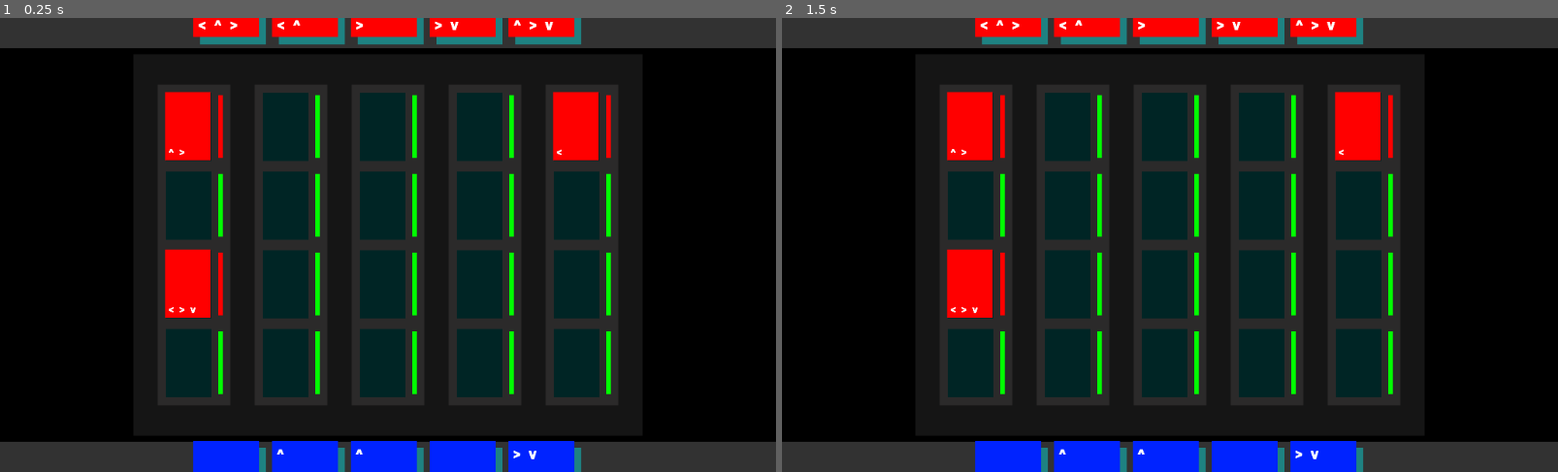
Above: before the commit, frames 1-2 (left to right).
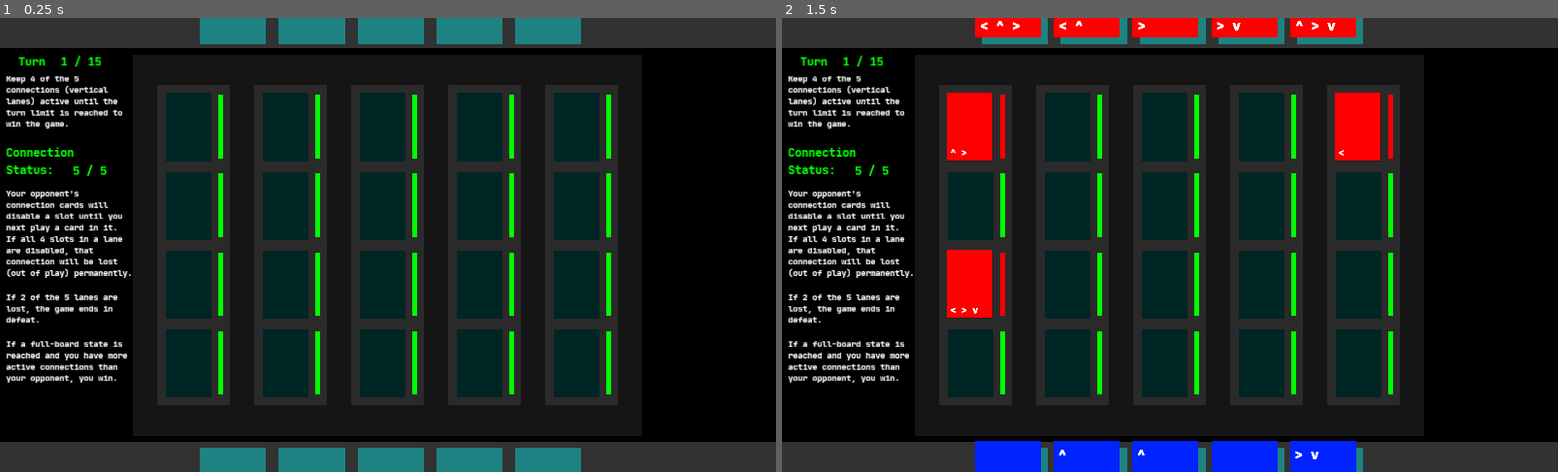
Above: after the commit, the same moments.

Repository: justinwash/Ludum-Dare-46
Game: Godot game, scene res://game.tscn
Two runs of this game, one before a commit and one after it. Both use one fixed random seed, a clock stepped at 60 frames per second and the inputs below.
Inputs (mouse positions are in pixels of both pictures, inside the frame that each line leads up to):
- Up to frame 1 (0.25 s): no input
- Up to frame 2 (1.5 s): tap Enter at 0.5 s; drag from (968, 363) to (968, 204) at 0.52 s; tap Space at 1.25 s; drag from (968, 285) to (968, 126) at 1.27 s

The runs differ from the first frame. In frame 1, 11% of the frame differs, in the area x 0-79%, y 0-100%; in frame 2, 3.6%.

Commit message:
fix annoying drag/drop bug

Diff:
--- a/game/board/board.gd
+++ b/game/board/board.gd
@@ -1,6 +1,7 @@
 extends Node
 
 onready var player = get_node("../Player")
+onready var opponent = get_node("../Opponent")
 
 onready var slots = [$Lanes/Lane1/Slots/Slot1,
 					$Lanes/Lane1/Slots/Slot2,
@@ -28,7 +29,13 @@
 					$Lanes/Lane5/Slots/Slot4,
 					]
 
+signal lane_lost
+signal board_loaded
+signal full_board
+
 func _ready():
 	for lane in $Lanes.get_children():
 		for slot in lane.get_node("Slots").get_children():
 			slot.player = player
+
+	emit_signal("board_loaded")
--- a/game/board/board.tscn
+++ b/game/board/board.tscn
@@ -7,7 +7,10 @@
 [node name="Board" type="Node"]
 script = ExtResource( 3 )
 
-[node name="Background" type="ColorRect" parent="."]
+[node name="Node2D" type="Node2D" parent="."]
+z_index = -1
+
+[node name="Background" type="ColorRect" parent="Node2D"]
 margin_right = 1024.0
 margin_bottom = 608.0
 mouse_filter = 2
--- a/game/board/lane/Slot.tscn
+++ b/game/board/lane/Slot.tscn
@@ -4,7 +4,7 @@
 [ext_resource path="res://board/lane/slot.gd" type="Script" id=2]
 
 [sub_resource type="RectangleShape2D" id=1]
-extents = Vector2( 98.0388, 148.886 )
+extents = Vector2( 94.1183, 94.8407 )
 
 [node name="LaneSlot" type="Sprite"]
 self_modulate = Color( 0.145098, 0.145098, 0.145098, 1 )
@@ -16,10 +16,17 @@
 [node name="Area2D" type="Area2D" parent="."]
 
 [node name="CollisionShape2D" type="CollisionShape2D" parent="Area2D"]
-position = Vector2( 99.1811, 148.174 )
+position = Vector2( 100.194, 99.2696 )
 shape = SubResource( 1 )
 
-[node name="Card" type="Node2D" parent="."]
+[node name="Card" type="ColorRect" parent="."]
+margin_right = 201.0
+margin_bottom = 299.0
+mouse_filter = 2
+color = Color( 1, 1, 1, 0 )
+__meta__ = {
+"_edit_use_anchors_": false
+}
 
 [node name="Indicator" type="ColorRect" parent="."]
 margin_left = 230.562
--- a/game/board/lane/lane.gd
+++ b/game/board/lane/lane.gd
@@ -1,6 +1,7 @@
 extends ColorRect
 
 onready var slots = $Slots
+onready var board = get_node('../../')
 
 func _physics_process(_delta):
 	var status_good = false
@@ -8,4 +9,5 @@
 		if slot.status_good == true:
 			status_good = true
 	if !status_good:
+		board.emit_signal("lane_lost")
 		queue_free()
--- a/game/board/lane/slot.gd
+++ b/game/board/lane/slot.gd
@@ -33,7 +33,7 @@
 			incoming_card.process_drop = true
 		incoming_card = null
 
-func _physics_process(_delta):
+func _process(_delta):
 	if incoming_card and !Input.is_mouse_button_pressed(BUTTON_LEFT):
 		if card.get_child_count() < 1:
 			accept_card(incoming_card)
@@ -99,3 +99,11 @@
 				var card_to_remove = slot_should_remove.card.get_child(0)
 				if card_to_remove.side != card.side:
 					slot_should_remove.card.remove_child(slot_should_remove.card.get_child(0))
+
+func get_open_slots():
+	var open_slots = []
+	for slot in board.slots:
+		if str(slot) != "[Deleted Object]":
+			if slot.get_node("./Card").get_child_count() == 0:
+				open_slots.append(slot)
+	return open_slots
--- a/game/card/card.gd
+++ b/game/card/card.gd
@@ -19,7 +19,7 @@
 		grabbed_offset = position - get_global_mouse_position()
 
 func _process(delta):
-	if Input.is_mouse_button_pressed(BUTTON_LEFT) and can_grab:
+	if Input.is_mouse_button_pressed(BUTTON_LEFT) and can_grab and owner.name == "Cards":
 		pressed = true
 		if !drag_origin:
 			drag_origin = position
--- a/game/card/card.tscn
+++ b/game/card/card.tscn
@@ -9,6 +9,7 @@
 
 [node name="Card" type="KinematicBody2D"]
 scale = Vector2( 0.435, 0.435 )
+z_index = 1
 input_pickable = true
 script = ExtResource( 1 )
 
--- a/game/game.gd
+++ b/game/game.gd
@@ -1,4 +1,53 @@
 extends Node2D
 
+var turn_count = 0
+onready var turn_count_label = $Camera/UI/TurnsCount
+
+var lane_count = 5
+onready var lane_count_label = $Camera/UI/LanesCount
+
+onready var player = $Player
+onready var opponent = $Opponent
+onready var board = $Board
+
 func _ready():
-	pass
+	player.connect("end_turn", self, "_increment_turn_count")
+	opponent.connect("end_game", self, "_end_game")
+	board.connect("lane_lost", self, "_lane_lost")
+	board.connect("full_board", self, "_full_board")
+
+
+func _physics_process(delta):
+	turn_count_label.text = str(turn_count + 1) + " / 15"
+	if turn_count >= 14:
+		_end_game("turn limit")
+
+	lane_count_label.text = str(lane_count) + " / 5"
+	if lane_count <= 3:
+		_end_game("lanes lost")
+
+func _increment_turn_count():
+	turn_count += 1
+	if turn_count > 9:
+		_enter_danger_mode(turn_count_label)
+
+func _enter_danger_mode(label):
+	label.set("custom_colors/font_color",Color(255,0,0))
+
+func _lane_lost():
+	lane_count -= 1
+	_enter_danger_mode(lane_count_label)
+
+func _full_board():
+	_end_game("full_board")
+
+func _end_game(reason):
+	if reason == "turn limit":
+		print("game ended: turn limit - you win!")
+	elif reason == "full board":
+		print("game ended: full board - you might win.")
+	elif reason == "lanes lost":
+		print("game ended: connection lost - you lose")
+	else:
+		print("game ended: for no reason?")
+	get_tree().paused = true
--- a/game/game.tscn
+++ b/game/game.tscn
@@ -6,6 +6,7 @@
 [ext_resource path="res://utilities/finitestatemachine/statemachine.tscn" type="PackedScene" id=4]
 [ext_resource path="res://shaders/ScanLine.shader" type="Shader" id=5]
 [ext_resource path="res://board/board.tscn" type="PackedScene" id=6]
+[ext_resource path="res://fonts/JetBrainsMono-ExtraBold.ttf" type="DynamicFontData" id=7]
 
 [sub_resource type="ShaderMaterial" id=1]
 shader = ExtResource( 5 )
@@ -14,6 +15,17 @@
 shader_param/size_screen = 600.0
 shader_param/scanline_alpha = 0.9
 shader_param/lines_velocity = 30.0
+
+[sub_resource type="DynamicFont" id=2]
+use_mipmaps = true
+use_filter = true
+font_data = ExtResource( 7 )
+
+[sub_resource type="DynamicFont" id=3]
+size = 12
+use_mipmaps = true
+use_filter = true
+font_data = ExtResource( 7 )
 
 [node name="Game" type="Node2D"]
 material = SubResource( 1 )
@@ -33,6 +45,99 @@
 z_index = 1
 z_as_relative = false
 opponent_node = NodePath("../Opponent")
+board_node = NodePath("../Board")
+
+[node name="Camera" type="Camera2D" parent="."]
+position = Vector2( 512, 299.839 )
+current = true
+
+[node name="UI" type="Control" parent="Camera"]
+show_behind_parent = true
+margin_left = -502.0
+margin_top = -289.0
+margin_right = 503.0
+margin_bottom = 252.0
+mouse_filter = 2
+__meta__ = {
+"_edit_use_anchors_": false
+}
+
+[node name="TurnsLabel" type="Label" parent="Camera/UI"]
+margin_left = 14.0
+margin_top = 37.161
+margin_right = 68.0
+margin_bottom = 59.161
+custom_fonts/font = SubResource( 2 )
+custom_colors/font_color = Color( 0, 1, 0, 1 )
+text = "Turn "
+__meta__ = {
+"_edit_use_anchors_": false
+}
+
+[node name="TurnsCount" type="Label" parent="Camera/UI"]
+margin_left = 70.0
+margin_top = 37.161
+margin_right = 148.0
+margin_bottom = 73.161
+custom_fonts/font = SubResource( 2 )
+custom_colors/font_color = Color( 0, 1, 0, 1 )
+text = "15 / 15"
+__meta__ = {
+"_edit_use_anchors_": false
+}
+
+[node name="LanesLabel" type="Label" parent="Camera/UI"]
+margin_left = -2.0
+margin_top = 157.161
+margin_right = 52.0
+margin_bottom = 179.161
+custom_fonts/font = SubResource( 2 )
+custom_colors/font_color = Color( 0, 1, 0, 1 )
+text = "Connection
+Status:"
+__meta__ = {
+"_edit_use_anchors_": false
+}
+
+[node name="LanesCount" type="Label" parent="Camera/UI"]
+margin_left = 86.0
+margin_top = 181.161
+margin_right = 164.0
+margin_bottom = 217.161
+custom_fonts/font = SubResource( 2 )
+custom_colors/font_color = Color( 0, 1, 0, 1 )
+text = "5 / 5"
+__meta__ = {
+"_edit_use_anchors_": false
+}
+
+[node name="TurnsExplaination" type="RichTextLabel" parent="Camera/UI"]
+margin_left = -2.0
+margin_top = 61.0
+margin_right = 166.0
+margin_bottom = 141.0
+custom_fonts/normal_font = SubResource( 3 )
+text = "Keep 4 of the 5 connections (vertical lanes) active until the turn limit is reached to win the game."
+scroll_active = false
+__meta__ = {
+"_edit_use_anchors_": false
+}
+
+[node name="LanesExplaination" type="RichTextLabel" parent="Camera/UI"]
+margin_left = -2.0
+margin_top = 213.0
+margin_right = 166.0
+margin_bottom = 541.0
+custom_fonts/normal_font = SubResource( 3 )
+text = "Your opponent's connection cards will disable a slot until you next play a card in it. If all 4 slots in a lane are disabled, that connection will be lost (out of play) permanently.
+
+If 2 of the 5 lanes are lost, the game ends in defeat.
+
+If a full-board state is reached and you have more active connections than your opponent, you win."
+scroll_active = false
+__meta__ = {
+"_edit_use_anchors_": false
+}
 [connection signal="end_turn" from="Opponent" to="Player" method="_on_Opponent_end_turn"]
 [connection signal="end_turn" from="Player" to="Opponent" method="_on_Player_end_turn"]
 
--- a/game/player/Hand.gd
+++ b/game/player/Hand.gd
@@ -6,10 +6,6 @@
 onready var deck = get_node("../Deck")
 
 export var AI = false
-
-func _ready():
-	for i in range(0, cards.get_child_count()):
-			cards.get_children()[i].position = slots.get_children()[i].position
 
 func _start_turn():
 	print("player turn started")
--- a/game/player/opponent.gd
+++ b/game/player/opponent.gd
@@ -1,4 +1,7 @@
 extends Node2D
+
+var process = false
+var t = 1
 
 export(NodePath) var player_node
 onready var player = get_node(player_node)
@@ -9,8 +12,17 @@
 var played_cards = 0
 
 onready var hand = $Hand
+onready var game = get_parent()
 
 signal end_turn
+signal end_game
+
+func _physics_process(_delta):
+	if (t % (1*60) == 0) and !process:
+		process = true
+		print("starting game after waiting")
+		_on_Player_end_turn()
+	t += 1
 
 func play_turn(num_cards, open_slots):
 	for i in range(0, num_cards):
@@ -28,14 +40,17 @@
 		print("slot taken")
 
 func _on_Player_end_turn():
-	hand.draw_to_five()
-	var open_slots = get_open_slots()
+	if process:
+		if game.turn_count >= 14:
+			return
+		hand.draw_to_five()
+		var open_slots = get_open_slots()
 
-	if len(open_slots) >= 3:
-		play_turn(3, open_slots)
-	else:
-		play_one(open_slots)
-	end_turn()
+		if len(open_slots) >= 3:
+			play_turn(3, open_slots)
+		else:
+			play_one(open_slots)
+		end_turn()
 
 func get_open_slots():
 	var open_slots = []
@@ -55,3 +70,15 @@
 	hand.draw_to_five()
 	emit_signal("end_turn")
 	played_cards = 0
+
+func _on_Game_game_loaded():
+	if game.turn_count >= 14:
+		return
+	hand.draw_to_five()
+	var open_slots = get_open_slots()
+
+	if len(open_slots) >= 3:
+		play_turn(3, open_slots)
+	else:
+		play_one(open_slots)
+	end_turn()
--- a/game/player/player.gd
+++ b/game/player/player.gd
@@ -2,6 +2,9 @@
 
 export(NodePath) var opponent_node
 onready var opponent = get_node(opponent_node)
+
+export(NodePath) var board_node
+onready var board = get_node(board_node)
 
 var held_card
 
@@ -17,10 +20,8 @@
 		var _holding_card = card.connect("holding_card", self, "_holding_card")
 		var _dropped_card = card.connect("dropped_card", self, "_dropped_card")
 
-	end_turn()
-
 func _process(_delta):
-	if played_cards > 1:
+	if is_turn and played_cards > 1:
 		played_cards = 0
 		end_turn()
 
@@ -33,6 +34,8 @@
 
 func _on_Opponent_end_turn():
 	hand.draw_to_five()
+	is_turn = true
 
 func end_turn():
+	is_turn = false
 	emit_signal("end_turn")
--- a/game/player/player.tscn
+++ b/game/player/player.tscn
@@ -1,11 +1,9 @@
-[gd_scene load_steps=8 format=2]
+[gd_scene load_steps=6 format=2]
 
-[ext_resource path="res://utilities/finitestatemachine/statemachine.tscn" type="PackedScene" id=1]
 [ext_resource path="res://card/placeholders/placeholder-open.png" type="Texture" id=2]
 [ext_resource path="res://player/player.gd" type="Script" id=3]
 [ext_resource path="res://player/Hand.gd" type="Script" id=4]
 [ext_resource path="res://player/deck.tscn" type="PackedScene" id=5]
-[ext_resource path="res://player/discard.tscn" type="PackedScene" id=6]
 [ext_resource path="res://player/drawtest.gd" type="Script" id=7]
 
 [node name="Player" type="Node2D"]
@@ -22,13 +20,8 @@
 "_edit_use_anchors_": false
 }
 
-[node name="StateMachine" parent="." instance=ExtResource( 1 )]
-
 [node name="Deck" parent="." instance=ExtResource( 5 )]
 position = Vector2( -160, 512 )
-
-[node name="Discard" parent="." instance=ExtResource( 6 )]
-position = Vector2( 1088, 512 )
 
 [node name="Hand" type="Node2D" parent="."]
 script = ExtResource( 4 )
@@ -99,5 +92,3 @@
 "_edit_use_anchors_": false
 }
 [connection signal="button_up" from="Button" to="Button" method="_on_Button_button_up"]
-
-[editable path="StateMachine"]
--- a/game/player/slot.gd
+++ b/game/player/slot.gd
@@ -1,16 +1,4 @@
 extends Node2D
 
-
-# Declare member variables here. Examples:
-# var a = 2
-# var b = "text"
-
-
-# Called when the node enters the scene tree for the first time.
 func _ready():
-	pass # Replace with function body.
-
-
-# Called every frame. 'delta' is the elapsed time since the previous frame.
-#func _process(delta):
-#	pass
+	pass
--- a/game/project.godot
+++ b/game/project.godot
@@ -15,14 +15,21 @@
 
 [application]
 
-config/name="Ludum Dare 46"
+config/name="Connection"
 run/main_scene="res://game.tscn"
-boot_splash/bg_color=Color( 0.180392, 0.109804, 0.235294, 1 )
+boot_splash/bg_color=Color( 0, 0, 0, 1 )
 config/icon="res://icon.png"
+
+[display]
+
+window/vsync/use_vsync=false
+window/stretch/mode="2d"
+window/stretch/aspect="keep"
 
 [rendering]
 
 quality/driver/driver_name="GLES2"
+quality/2d/gles2_use_nvidia_rect_flicker_workaround=true
 vram_compression/import_etc=true
 vram_compression/import_etc2=false
 environment/default_environment="res://default_env.tres"
Not shown: 1 places in game/game.tscn that only renumber resources
